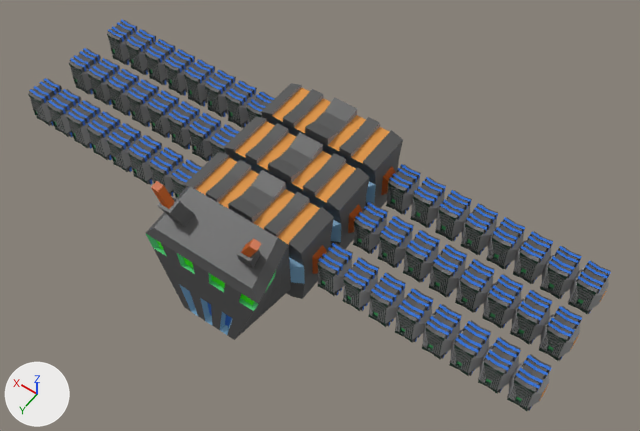
Before and after pictures for a commit that changed the FBX model Assets/Resources/Bots/antBot_2.fbx.
Camera for both pictures: a camera (50 mm lens) standing at (-4.48, 4.17, 8.73) and looking at (-0.52, -1.37, 0.02). The lights are fixed; the arrows at lower left show +X, +Y and +Z.

The first picture shows 'AntBot'.
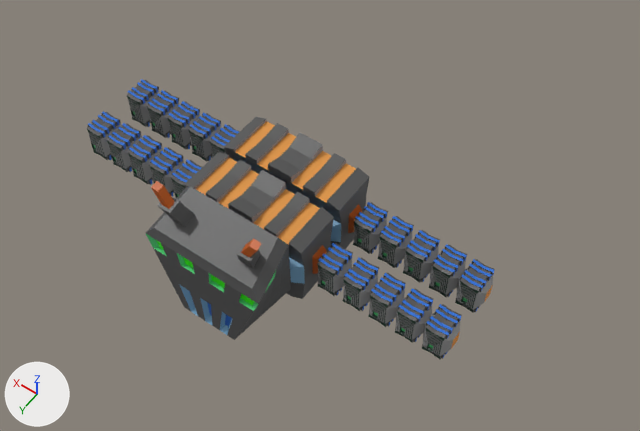
The change, as a diff of the scene's bpy script:
```diff
--- a/Assets/Resources/Bots/antBot_2.fbx.py
+++ b/Assets/Resources/Bots/antBot_2.fbx.py
@@ me_cube @@
 # used by ob_antbot; location = (0.0, 0.0, 0.0)
-me_cube.from_pydata(...)  # 28086 vertices, 27988 faces; spans x -3.88..3.88, y -2.72..0.28, z -0.83..1.14
+me_cube.from_pydata(...)  # 12310 vertices, 12268 faces; spans x -2.78..2.78, y -1.96..0.28, z -0.83..1.14
+# me_cube part 1: 29 loose pieces with 15776 vertices, spanning x -3.88..3.88, y -2.72..-0.57, z -0.56..0.63, are deleted
 me_cube.materials.append(mat_colors_007)
```

Changed parts and their boxes [x1, y1, x2, y2] in the pictures (640 x 431 px):
'AntBot', reshaped (30% narrower, 28% shorter)
    before: [28, 20, 611, 411]
    after: [87, 79, 495, 359]
part 1 of me_cube, deleted
    before: [28, 20, 611, 411]
